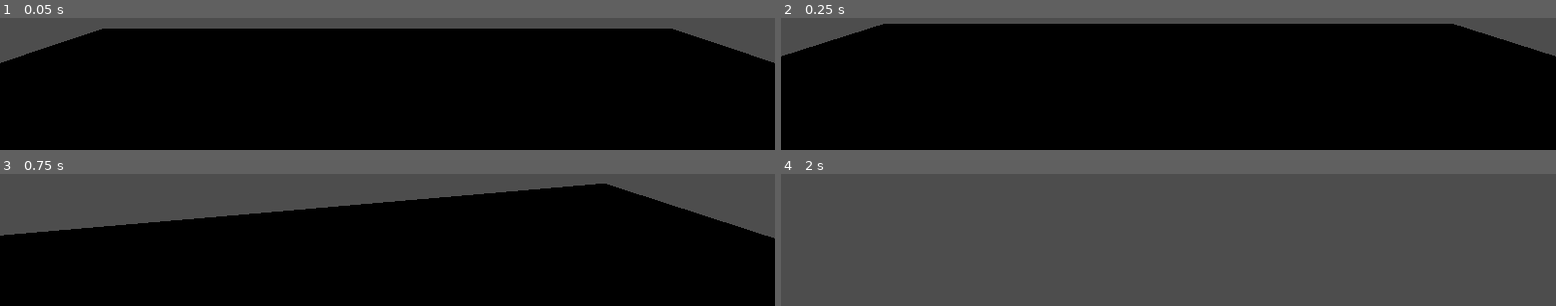
Above: before the commit, frames 1-4 (two rows, left to right).
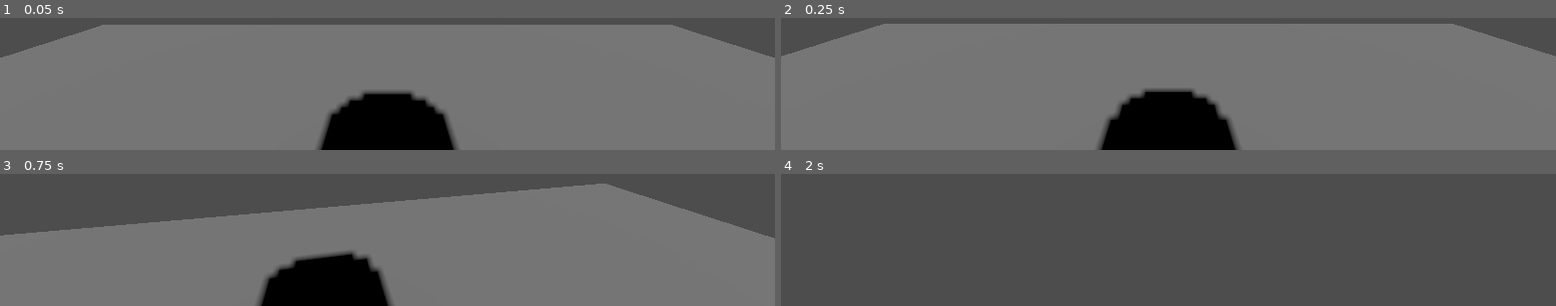
Above: after the commit, the same moments.

Repository: ThatNerdNxtDoor/Boil--n-Bubble
Game: Godot game, scene res://Scenes/World_Scenes/MainGame.tscn
The game is run twice, just before and just after one commit, with the same random seed, the same clock (stepped at 60 frames per second) and the same inputs.
Inputs (mouse positions are in pixels of both pictures, inside the frame that each line leads up to):
- Up to frame 1 (0.05 s): no input
- Up to frame 2 (0.25 s): no input
- Up to frame 3 (0.75 s): tap Enter at 0.5 s; move the mouse to (outside the picture) at 0.52 s; hold W (forward) from 0.53 s (still down); tap E (interact, bound only after the commit) at 0.6 s
- Up to frame 4 (2 s): keep holding W (forward); tap Space (jump) at 0.77, 0.8, 1.07, 1.35, 1.52, 1.82 s; move the mouse to (outside the picture) at 1.27 s; tap E (interact, bound only after the commit) at 1.55 s

The runs differ from the first frame. In frame 1, 86% of the frame differs, in the area x 0-100%, y 5-100%; in frame 2, 86%, in the area x 0-100%, y 4-100%; in frame 3, 68%; in frame 4, nothing differs.

Commit message:
Basic Player Interaction
Implements a raycast and a basic form of interaction with an example object.

Diff:
--- /dev/null
+++ b/Boil 'n Bubble/Scenes/Plant_Scenes/interactable_object.gd
@@ -0,0 +1,17 @@
+extends StaticBody3D
+
+var interaction_id
+
+# Called when the node enters the scene tree for the first time.
+func _ready():
+	interaction_id = 0
+	pass # Replace with function body.
+
+
+# Called every frame. 'delta' is the elapsed time since the previous frame.
+func _process(delta):
+	pass
+
+#Interaction function for raycasting
+func interaction():
+	print("Interaction: " + str(interaction_id))
--- /dev/null
+++ b/Boil 'n Bubble/Scenes/Plant_Scenes/interactable_object.tscn
@@ -0,0 +1,31 @@
+[gd_scene load_steps=4 format=3 uid="uid://dcpsbulirop48"]
+
+[ext_resource type="Script" path="res://Scenes/Plant_Scenes/interactable_object.gd" id="1_2my0r"]
+
+[sub_resource type="BoxMesh" id="BoxMesh_y83ad"]
+size = Vector3(0.5, 0.5, 0.51)
+
+[sub_resource type="BoxShape3D" id="BoxShape3D_b2und"]
+size = Vector3(0.5, 0.5, 0.5)
+
+[node name="InteractableObject" type="Node3D"]
+
+[node name="StaticBody3D" type="StaticBody3D" parent="."]
+axis_lock_linear_x = true
+axis_lock_linear_y = true
+axis_lock_linear_z = true
+axis_lock_angular_x = true
+axis_lock_angular_y = true
+axis_lock_angular_z = true
+script = ExtResource("1_2my0r")
+
+[node name="MeshInstance3D" type="MeshInstance3D" parent="StaticBody3D"]
+mesh = SubResource("BoxMesh_y83ad")
+
+[node name="PhysicsCollisionShape" type="CollisionShape3D" parent="StaticBody3D"]
+shape = SubResource("BoxShape3D_b2und")
+
+[node name="Area3D" type="Area3D" parent="StaticBody3D"]
+
+[node name="InteractiveCollisionShape" type="CollisionShape3D" parent="StaticBody3D/Area3D"]
+shape = SubResource("BoxShape3D_b2und")
--- a/Boil 'n Bubble/Scenes/Player_Scene/Player.gd
+++ b/Boil 'n Bubble/Scenes/Player_Scene/Player.gd
@@ -10,20 +10,37 @@
 
 var camera
 var rotation_pivot
+var raycast
+
+var interaction
 
 func _ready():
 	Input.set_mouse_mode(Input.MOUSE_MODE_CAPTURED)
 	camera = $Pivot/PlayerCamera
+	raycast = $Pivot/RayCast3D
 	rotation_pivot = $Pivot
 	pass
 
 #Collect input for 'pausing' the game.
 func _process(delta):
+	#Check for pausing
 	if Input.is_action_just_pressed("pause"):
 		if Input.get_mouse_mode() == Input.MOUSE_MODE_VISIBLE:
 			Input.set_mouse_mode(Input.MOUSE_MODE_CAPTURED)
 		else:
 			Input.set_mouse_mode(Input.MOUSE_MODE_VISIBLE)
+
+	#Handle Raycast
+	raycast.force_raycast_update()
+	if raycast.is_colliding():
+		var body = raycast.get_collider()
+		if body == null:
+			null
+			#Do nothing
+		#If object can be interacted with
+		elif body.has_method("interaction"):
+			if Input.is_action_just_pressed("interact"):
+				body.interaction()
 
 #Movement Calculation
 func _physics_process(delta):
--- a/Boil 'n Bubble/Scenes/Player_Scene/Player.tscn
+++ b/Boil 'n Bubble/Scenes/Player_Scene/Player.tscn
@@ -14,6 +14,10 @@
 
 [node name="PlayerCamera" type="Camera3D" parent="Pivot"]
 
+[node name="RayCast3D" type="RayCast3D" parent="Pivot"]
+target_position = Vector3(0, 0, -1.65)
+debug_shape_thickness = 5
+
 [node name="MeshInstance3D" type="MeshInstance3D" parent="."]
 transform = Transform3D(1, 0, 0, 0, 1, 0, 0, 0, 1, 0, 1.02068, 0)
 mesh = SubResource("CylinderMesh_nlfc2")
--- a/Boil 'n Bubble/Scenes/World_Scenes/MainGame.tscn
+++ b/Boil 'n Bubble/Scenes/World_Scenes/MainGame.tscn
@@ -1,6 +1,7 @@
-[gd_scene load_steps=4 format=3 uid="uid://bc47ryrryeil"]
+[gd_scene load_steps=5 format=3 uid="uid://bc47ryrryeil"]
 
 [ext_resource type="PackedScene" uid="uid://cjd4xkikihqr" path="res://Scenes/Player_Scene/Player.tscn" id="1_2gwix"]
+[ext_resource type="PackedScene" uid="uid://dcpsbulirop48" path="res://Scenes/Plant_Scenes/interactable_object.tscn" id="2_486js"]
 
 [sub_resource type="BoxShape3D" id="BoxShape3D_7h38n"]
 size = Vector3(10, 0.5, 10)
@@ -8,7 +9,7 @@
 [sub_resource type="BoxMesh" id="BoxMesh_r3uyx"]
 size = Vector3(10, 0.5, 10)
 
-[node name="Node3D" type="Node3D"]
+[node name="MainGame" type="Node3D"]
 
 [node name="Ground" type="StaticBody3D" parent="."]
 transform = Transform3D(1, 0, 0, 0, 1, 0, 0, 0, 1, 0, -0.330202, 0)
@@ -20,3 +21,11 @@
 mesh = SubResource("BoxMesh_r3uyx")
 
 [node name="CharacterBody3D" parent="." instance=ExtResource("1_2gwix")]
+transform = Transform3D(1, 0, 0, 0, 1, 0, 0, 0, 1, 0, -0.0645959, 0)
+
+[node name="InteractableObject" parent="." instance=ExtResource("2_486js")]
+transform = Transform3D(1, 0, 0, 0, 1, 0, 0, 0, 1, 0.035298, 0.192518, 2.7334)
+
+[node name="DirectionalLight3D" type="DirectionalLight3D" parent="."]
+transform = Transform3D(1, 0, 0, 0, 0.787914, 0.615785, 0, -0.615785, 0.787914, 0, 2.5806, 0)
+shadow_enabled = true
--- /dev/null
+++ b/Boil 'n Bubble/Scenes/World_Scenes/title_page.tscn
@@ -0,0 +1,3 @@
+[gd_scene format=3 uid="uid://cl0m87n0gki35"]
+
+[node name="TitlePage" type="Node3D"]
--- a/Boil 'n Bubble/project.godot
+++ b/Boil 'n Bubble/project.godot
@@ -17,11 +17,6 @@
 
 [input]
 
-jump={
-"deadzone": 0.5,
-"events": [Object(InputEventKey,"resource_local_to_scene":false,"resource_name":"","device":-1,"window_id":0,"alt_pressed":false,"shift_pressed":false,"ctrl_pressed":false,"meta_pressed":false,"pressed":false,"keycode":0,"physical_keycode":32,"key_label":0,"unicode":32,"echo":false,"script":null)
-]
-}
 forward={
 "deadzone": 0.5,
 "events": [Object(InputEventKey,"resource_local_to_scene":false,"resource_name":"","device":-1,"window_id":0,"alt_pressed":false,"shift_pressed":false,"ctrl_pressed":false,"meta_pressed":false,"pressed":false,"keycode":0,"physical_keycode":87,"key_label":0,"unicode":119,"echo":false,"script":null)
@@ -32,14 +27,24 @@
 "events": [Object(InputEventKey,"resource_local_to_scene":false,"resource_name":"","device":-1,"window_id":0,"alt_pressed":false,"shift_pressed":false,"ctrl_pressed":false,"meta_pressed":false,"pressed":false,"keycode":0,"physical_keycode":65,"key_label":0,"unicode":97,"echo":false,"script":null)
 ]
 }
+back={
+"deadzone": 0.5,
+"events": [Object(InputEventKey,"resource_local_to_scene":false,"resource_name":"","device":-1,"window_id":0,"alt_pressed":false,"shift_pressed":false,"ctrl_pressed":false,"meta_pressed":false,"pressed":false,"keycode":0,"physical_keycode":83,"key_label":0,"unicode":115,"echo":false,"script":null)
+]
+}
 right={
 "deadzone": 0.5,
 "events": [Object(InputEventKey,"resource_local_to_scene":false,"resource_name":"","device":-1,"window_id":0,"alt_pressed":false,"shift_pressed":false,"ctrl_pressed":false,"meta_pressed":false,"pressed":false,"keycode":0,"physical_keycode":68,"key_label":0,"unicode":100,"echo":false,"script":null)
 ]
 }
-back={
+jump={
 "deadzone": 0.5,
-"events": [Object(InputEventKey,"resource_local_to_scene":false,"resource_name":"","device":-1,"window_id":0,"alt_pressed":false,"shift_pressed":false,"ctrl_pressed":false,"meta_pressed":false,"pressed":false,"keycode":0,"physical_keycode":83,"key_label":0,"unicode":115,"echo":false,"script":null)
+"events": [Object(InputEventKey,"resource_local_to_scene":false,"resource_name":"","device":-1,"window_id":0,"alt_pressed":false,"shift_pressed":false,"ctrl_pressed":false,"meta_pressed":false,"pressed":false,"keycode":0,"physical_keycode":32,"key_label":0,"unicode":32,"echo":false,"script":null)
+]
+}
+interact={
+"deadzone": 0.5,
+"events": [Object(InputEventKey,"resource_local_to_scene":false,"resource_name":"","device":-1,"window_id":0,"alt_pressed":false,"shift_pressed":false,"ctrl_pressed":false,"meta_pressed":false,"pressed":false,"keycode":0,"physical_keycode":69,"key_label":0,"unicode":101,"echo":false,"script":null)
 ]
 }
 pause={
